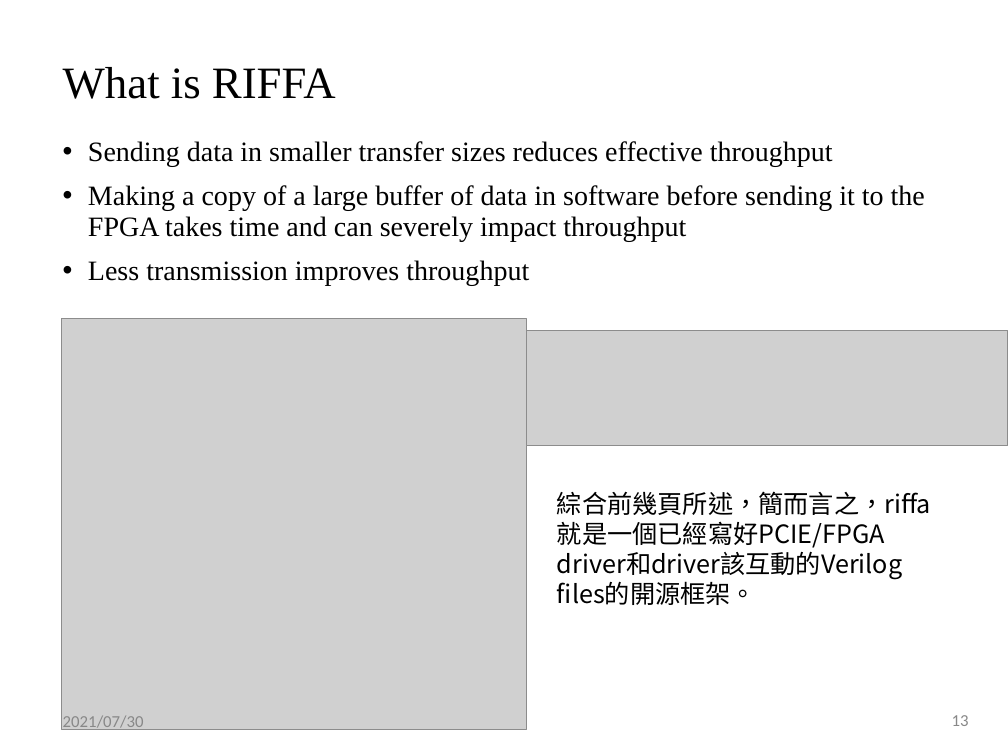
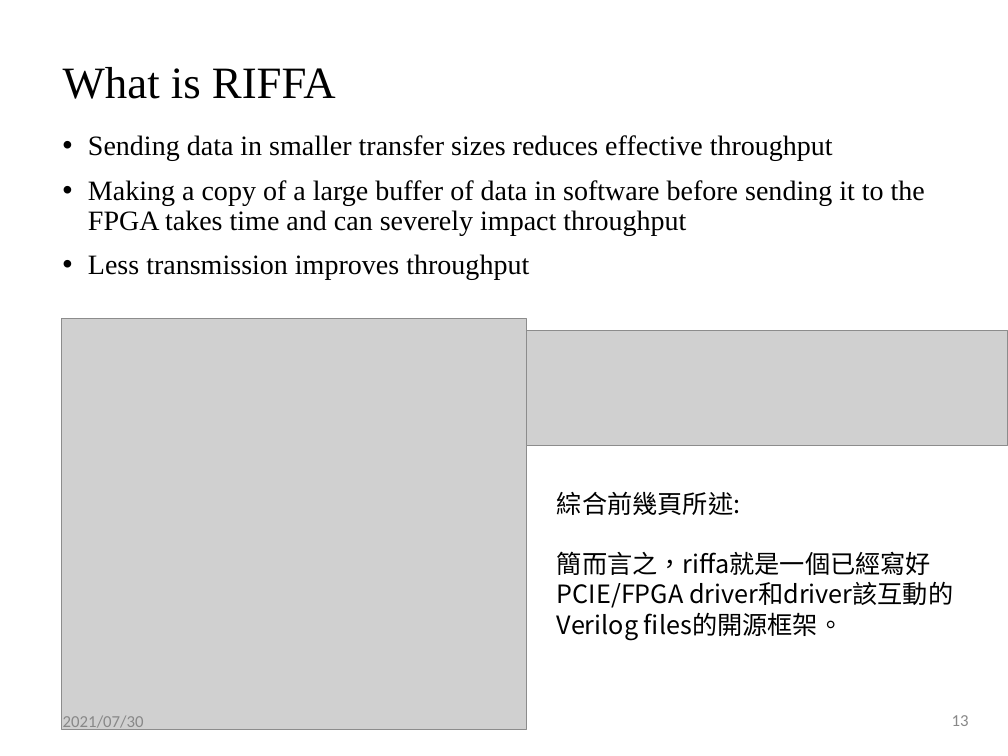
Before and after one commit to shihjimmy/riffa, a slide deck: slide 13 of RIFFA_tutorial_2025.pptx. Drawn at 1008x756 pixels with LibreOffice and Linux fonts; fonts in the diff are those of the drawing; grey boxes stand for pictures; background and template pictures are left out. Boxes give left, top, right and bottom in pixels: in the first picture for what was removed or moved away, otherwise in the second. Text is boxed around its words. In the diff, an @@ line names an element or a change of style, - is before the commit and + after.

```diff
--- a/RIFFA_tutorial_2025.pptx
+++ b/RIFFA_tutorial_2025.pptx
@@ text "Sending data in smaller transfer ...": place and size @@
-text "Sending data in smaller transfer ..." at bbox=[88, 141, 925, 285]
+text "Sending data in smaller transfer ..." at bbox=[88, 135, 925, 280]
@@ text at bbox=[557, 492, 931, 636]: text changed @@
-綜合前幾頁所述，簡而言之，riffa就是一個已經寫好PCIE/FPGA driver和driver該互動的Verilog files的開源框架。
+綜合前幾頁所述:
+簡而言之，riffa就是一個已經寫好PCIE/FPGA driver和driver該互動的Verilog files的開源框架。
```
Also in this commit, not shown: 40 other slides changed, 1 slide added, 2 slides removed.
